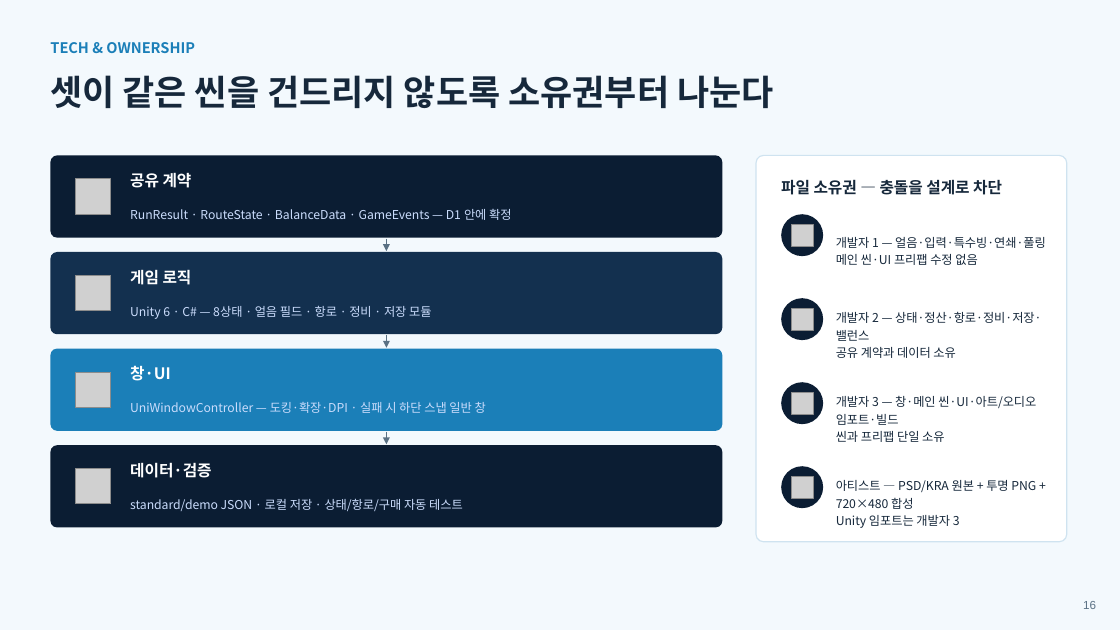
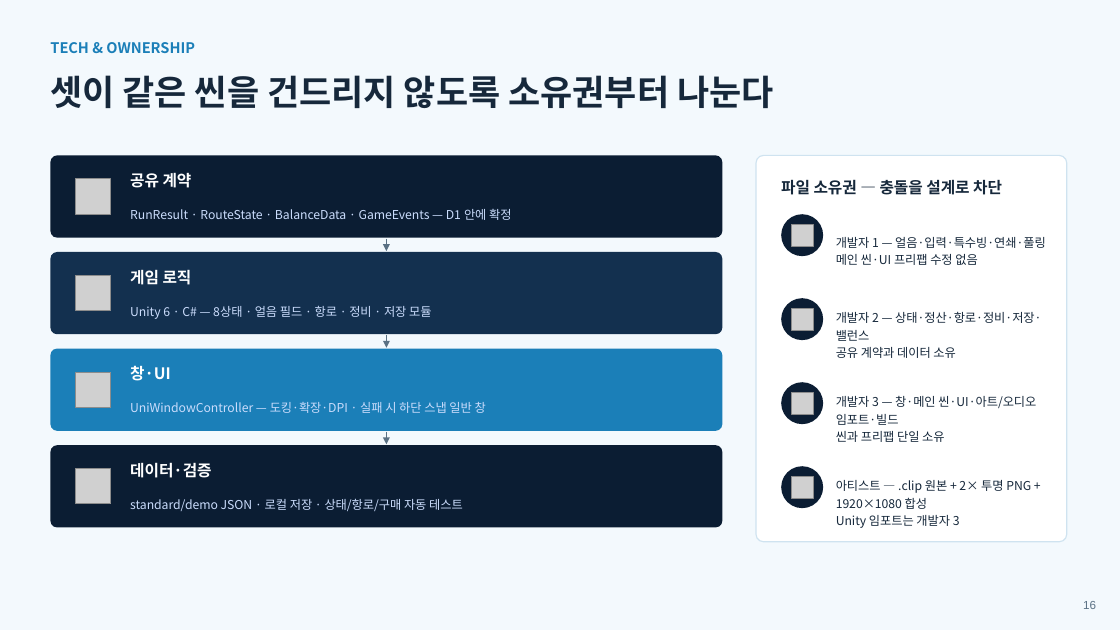
Before and after one commit to DaegyungJam-Team-12/GameJam-temp, a slide deck: slide 16 of temp_Proposal/outputs/ICEBREAKER_기획서_6단계_전체스토리라인_수정본.pptx. Drawn at 1120x630 pixels with LibreOffice and Linux fonts; fonts in the diff are those of the drawing; grey boxes stand for pictures. Boxes give left, top, right and bottom in pixels: in the first picture for what was removed or moved away, otherwise in the second. Text is boxed around its words. In the diff, an @@ line names an element or a change of style, - is before the commit and + after.

```diff
--- a/temp_Proposal/outputs/ICEBREAKER_기획서_6단계_전체스토리라인_수정본.pptx
+++ b/temp_Proposal/outputs/ICEBREAKER_기획서_6단계_전체스토리라인_수정본.pptx
@@ text at [836, 480, 1031, 509]: text changed @@
-아티스트 — PSD/KRA 원본 + 투명 PNG + 720×480 합성
+아티스트 — .clip 원본 + 2× 투명 PNG + 1920×1080 합성
```
Also in this commit, not shown: 2 other slides changed, 22 other files.
